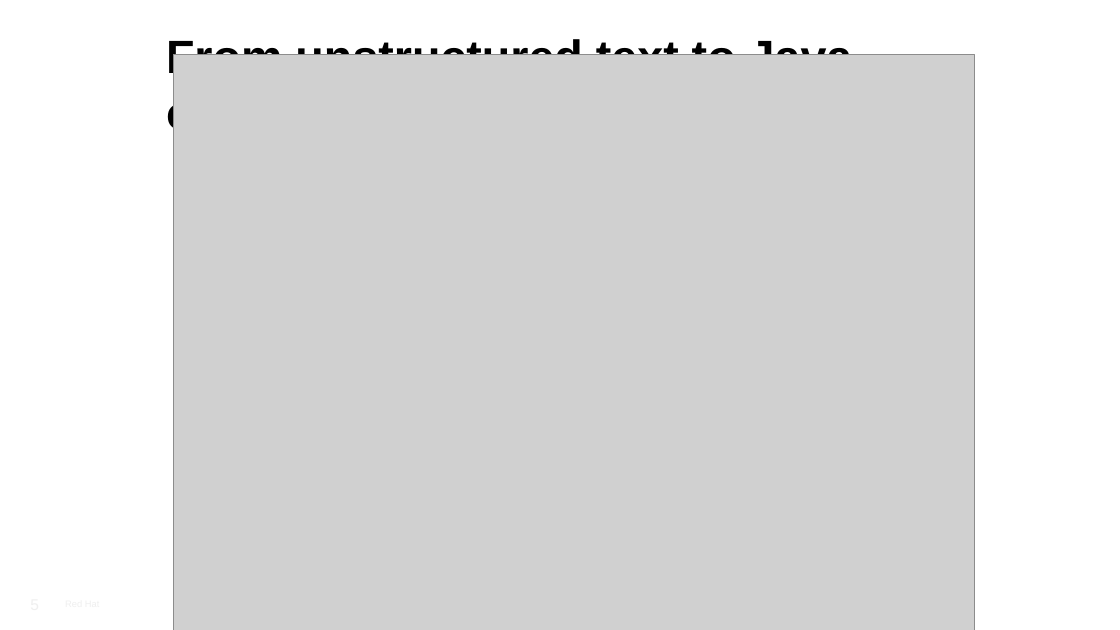
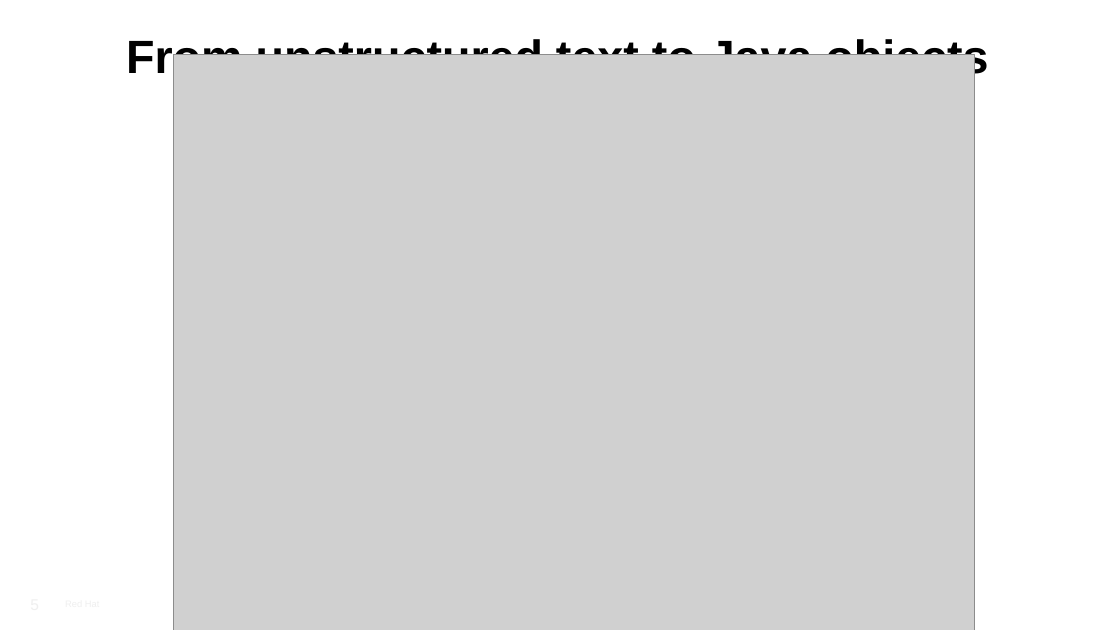
Before and after one commit to aldettinger/javazone-2025, a slide deck: slide 5 of JavaZone 2025.odp. Drawn at 1120x630 pixels with LibreOffice and Linux fonts; fonts in the diff are those of the drawing; grey boxes stand for pictures; background and template pictures are left out. Boxes give left, top, right and bottom in pixels: in the first picture for what was removed or moved away, otherwise in the second. Text is boxed around its words. In the diff, an @@ line names an element or a change of style, - is before the commit and + after.

```diff
--- a/JavaZone 2025.odp
+++ b/JavaZone 2025.odp
@@ text "From unstructured text to Java ..." rewrapped from bbox=[166, 37, 853, 139] to bbox=[126, 37, 988, 83] @@
```
Also in this commit, not shown: 6 other slides changed, 1 other file.
